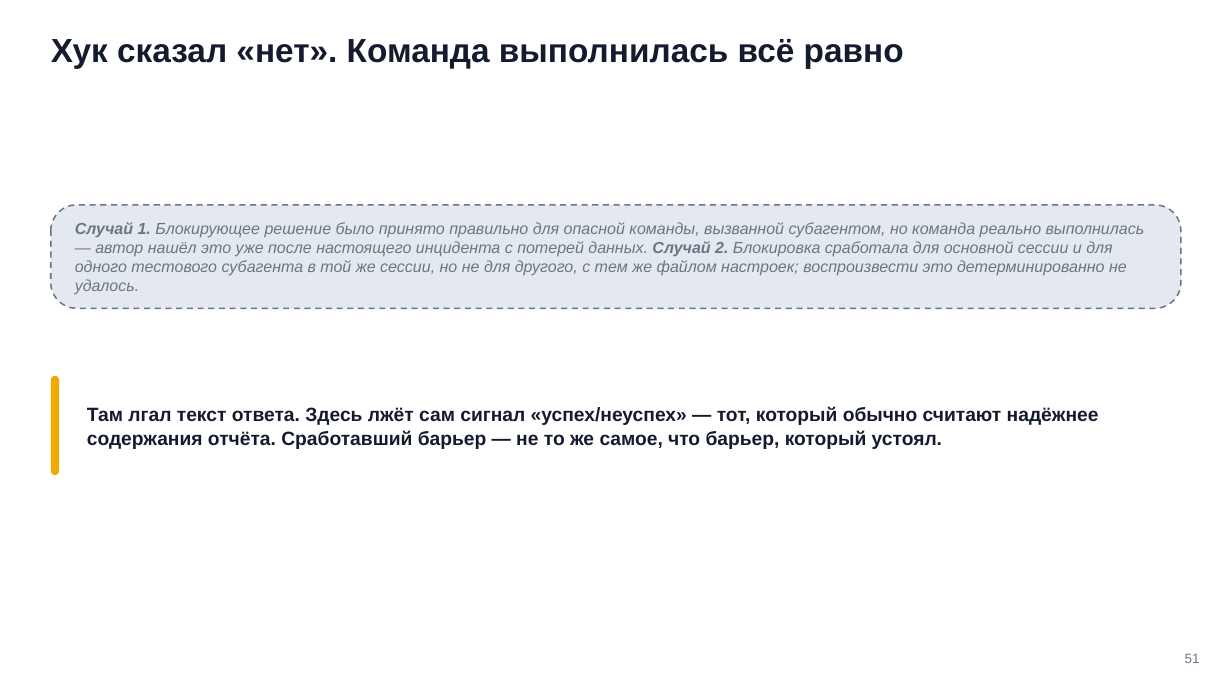
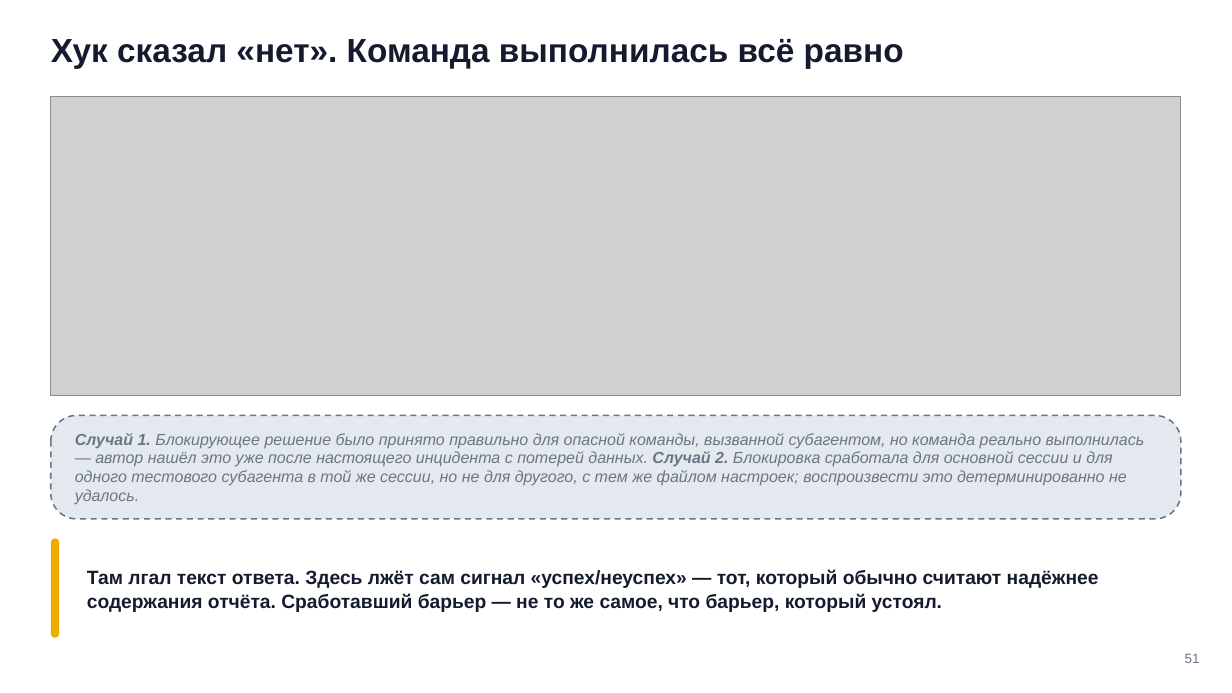
Before and after one commit to tellina-study/AI-usage-lessons, a slide deck: slide 51 of library/seminars/sem-06/rendered/sem-06.pptx. Drawn at 1232x693 pixels with LibreOffice and Linux fonts; fonts in the diff are those of the drawing; grey boxes stand for pictures. Boxes give left, top, right and bottom in pixels: in the first picture for what was removed or moved away, otherwise in the second. Text is boxed around its words. In the diff, an @@ line names an element or a change of style, - is before the commit and + after.

```diff
--- a/library/seminars/sem-06/rendered/sem-06.pptx
+++ b/library/seminars/sem-06/rendered/sem-06.pptx
@@ picture added at (51,96,1181,396) @@
@@ rounded rectangle: place and size @@
-rounded rectangle at (51,205,1181,309)
+rounded rectangle at (51,416,1181,519)
@@ text "Случай 1. Блокирующее решение было ...": place and size @@
-text "Случай 1. Блокирующее решение было ..." at (75,222,1145,294)
+text "Случай 1. Блокирующее решение было ..." at (75,433,1145,504)
@@ rounded rectangle: place and size @@
-rounded rectangle at (51,376,59,475)
+rounded rectangle at (51,539,59,638)
@@ text "Там лгал текст ответа. Здесь ...": place and size @@
-text "Там лгал текст ответа. Здесь ..." at (87,406,1099,449)
+text "Там лгал текст ответа. Здесь ..." at (87,569,1099,612)
```
Also in this commit, not shown: 19 other slides changed, 24 other files.
